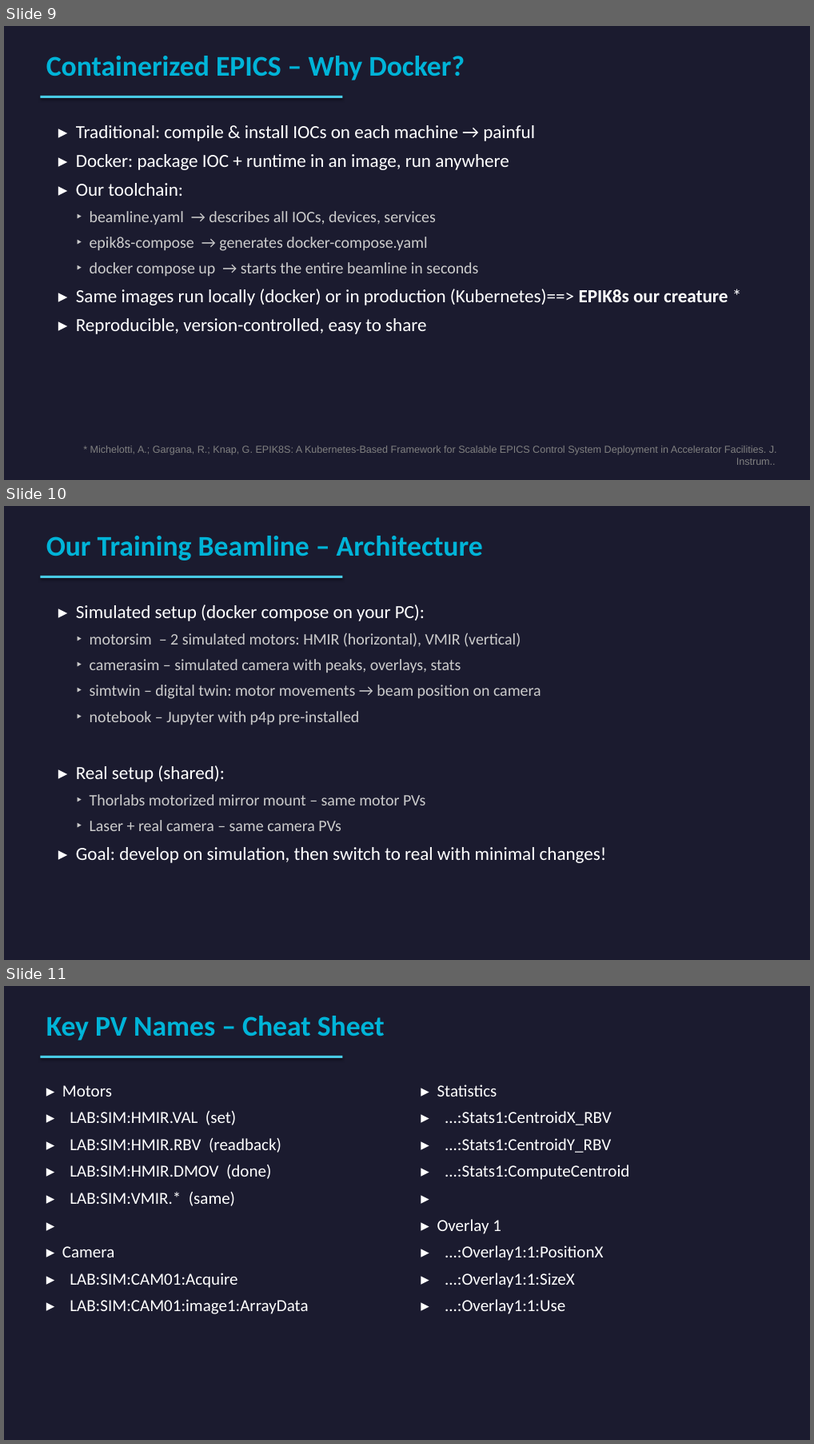
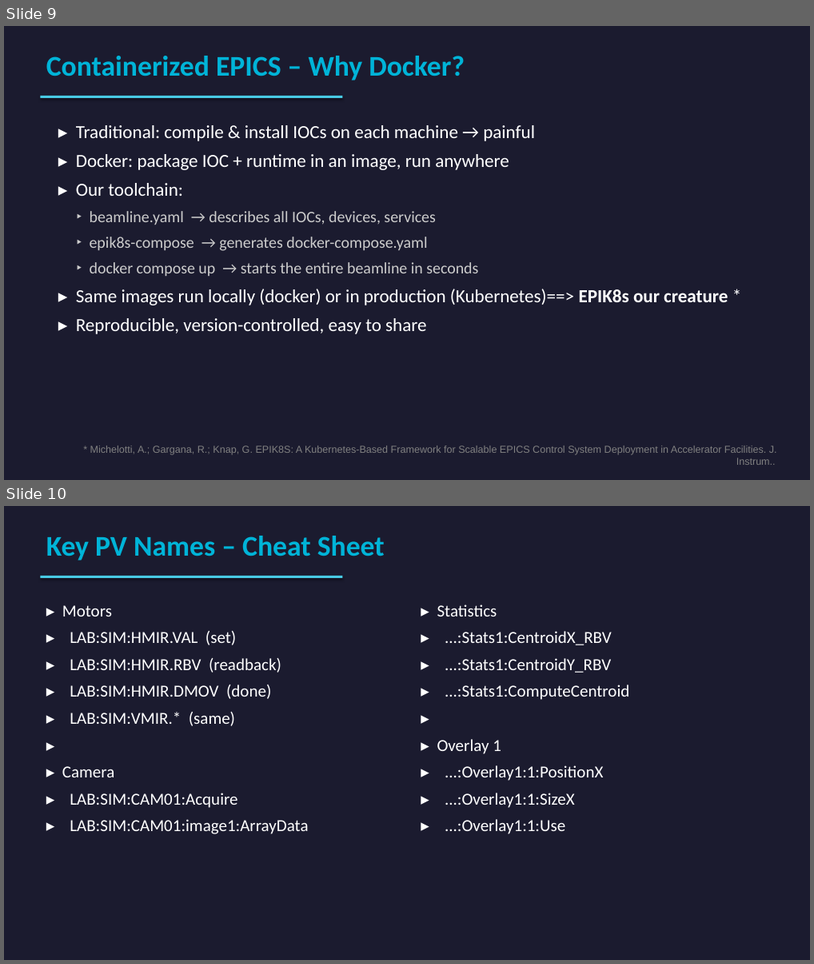
Before and after one commit to infn-epics/epik8s-training-lab, a slide deck: docs/EPICS_Training.pptx. Shown one above the other, each under a label of ours: slides 9, 10 and 11 before the commit, slides 9 and 10 after it. The pictures are 814x1444 and 814x964 pixels, drawn with LibreOffice and Linux fonts; fonts in the diff are those of the drawing. Boxes give left, top, right and bottom in pixels: in the first picture for what was removed or moved away, otherwise in the second. Text is boxed around its words. In the diff, an @@ line names an element or a change of style, - is before the commit and + after.

```diff
--- a/docs/EPICS_Training.pptx
+++ b/docs/EPICS_Training.pptx
@@ slide 10 removed at (4, 506, 810, 960), background #1B1B2F @@
@@ text removed at (46, 536, 483, 560) @@
-Our Training Beamline – Architecture
@@ rectangle removed at (40, 576, 342, 578) @@
@@ text removed at (76, 604, 607, 863) @@
-▸ Simulated setup (docker compose on your PC):
-‣ motorsim – 2 simulated motors: HMIR (horizontal), VMIR (vertical)
-‣ camerasim – simulated camera with peaks, overlays, stats
-‣ simtwin – digital twin: motor movements → beam position on camera
-‣ notebook – Jupyter with p4p pre-installed
-▸ Real setup (shared):
-‣ Thorlabs motorized mirror mount – same motor PVs
-‣ Laser + real camera – same camera PVs
-▸ Goal: develop on simulation, then switch to real with minimal changes!
@@ what was slide 11 is now slide 10 @@
```
Also in this commit, not shown: 6 slides changed, 1 slide added.
